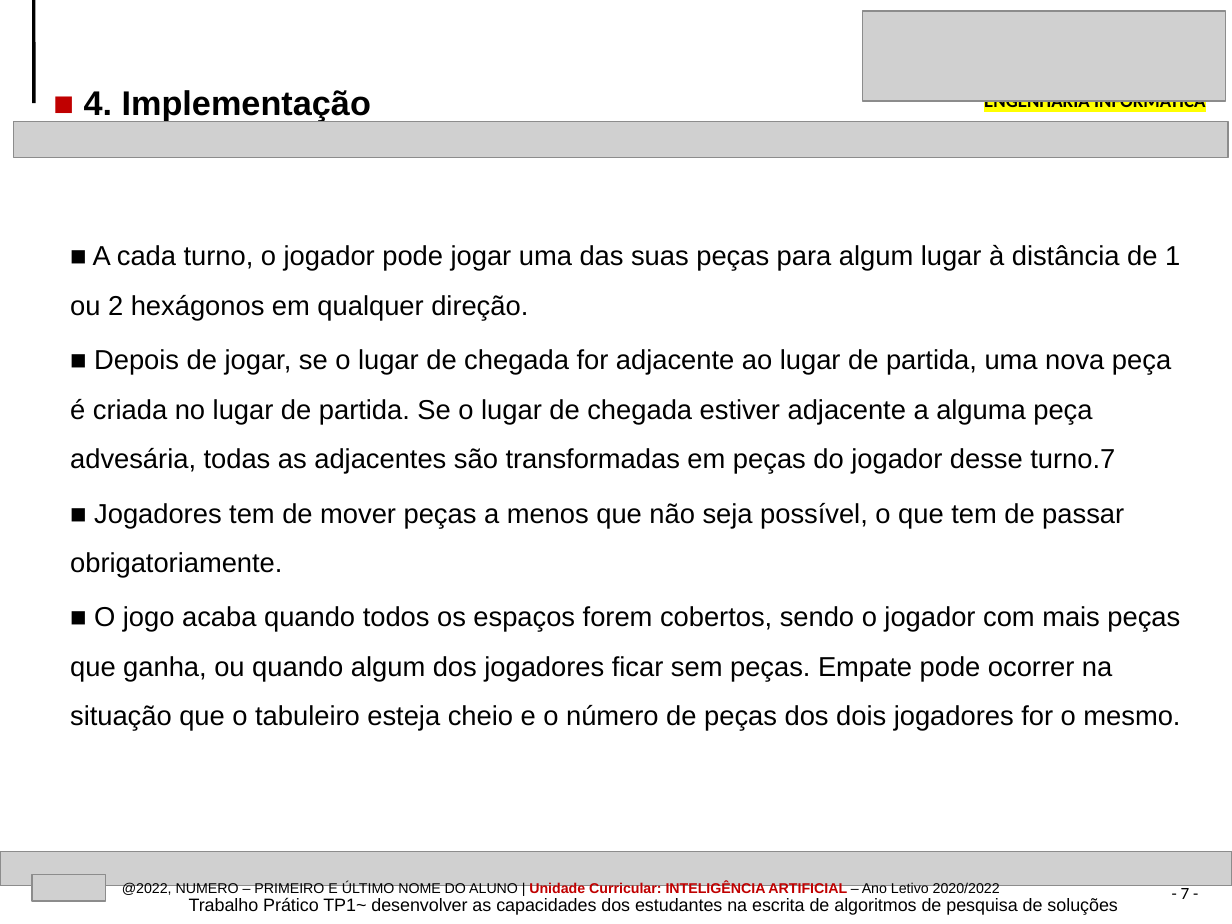
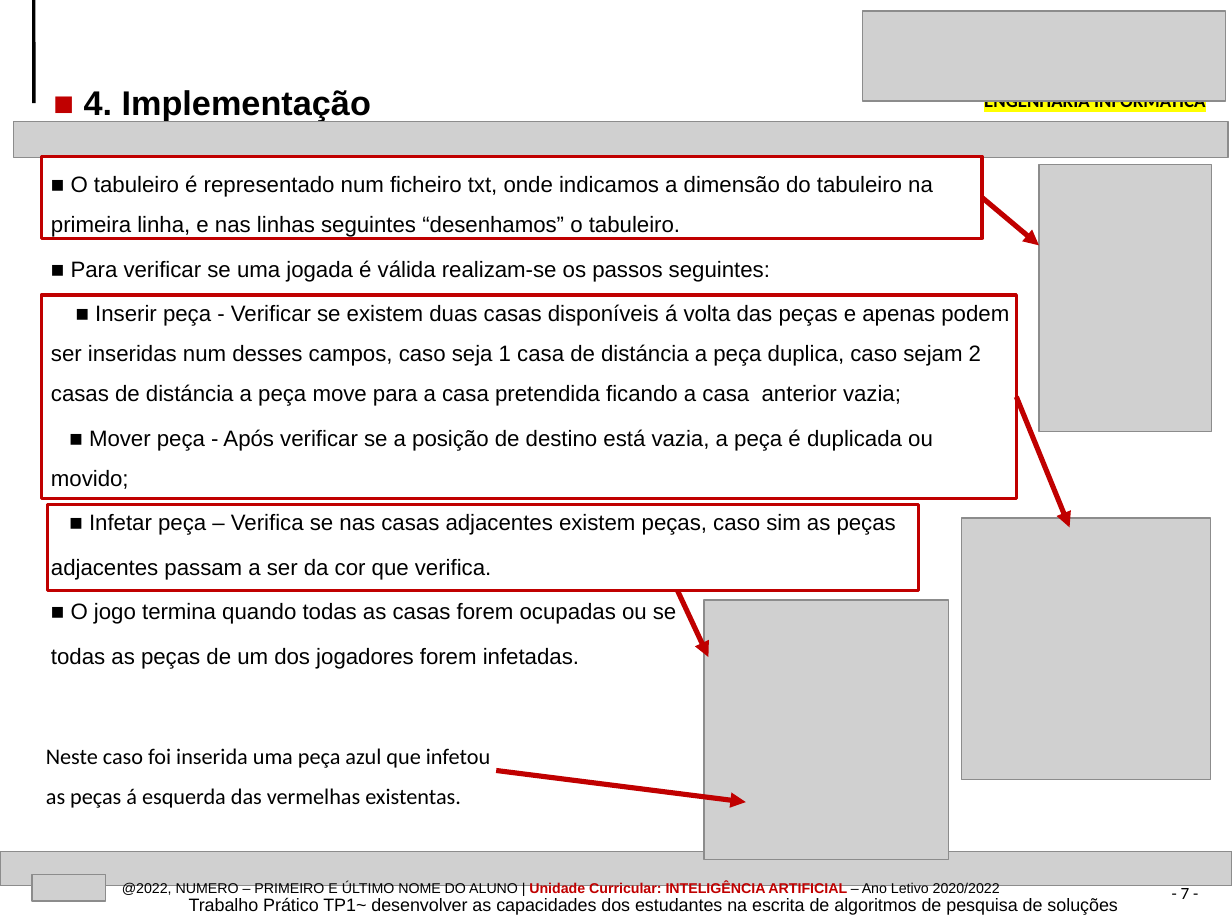
Before and after one commit to AlexandrePSantos/IA, a slide deck: slide 7 of EI-2021-2022-InteligenciaArtificial-TP1_NumeroAluno_1b.pptx. Drawn at 1232x924 pixels with LibreOffice and Linux fonts; fonts in the diff are those of the drawing; grey boxes stand for pictures. Boxes give left, top, right and bottom in pixels: in the first picture for what was removed or moved away, otherwise in the second. Text is boxed around its words. In the diff, an @@ line names an element or a change of style, - is before the commit and + after.

```diff
--- a/EI-2021-2022-InteligenciaArtificial-TP1_NumeroAluno_1b.pptx
+++ b/EI-2021-2022-InteligenciaArtificial-TP1_NumeroAluno_1b.pptx
@@ rectangle added at (x1=42, y1=156, x2=983, y2=239), outline #C00000 2 pt @@
@@ text at (x1=51, y1=175, x2=1009, y2=669): text changed; size 16 to 13 pt @@
-■ A cada turno, o jogador pode jogar uma das suas peças para algum lugar à distância de 1 ou 2 hexágonos em qualquer direção.
-■ Depois de jogar, se o lugar de chegada for adjacente ao lugar de partida, uma nova peça é criada no lugar de partida. Se o lugar de chegada estiver adjacente a alguma peça advesária, todas as adjacentes são transformadas em peças do jogador desse turno.7
-■ Jogadores tem de mover peças a menos que não seja possível, o que tem de passar obrigatoriamente.
-■ O jogo acaba quando todos os espaços forem cobertos, sendo o jogador com mais peças que ganha, ou quando algum dos jogadores ficar sem peças. Empate pode ocorrer na situação que o tabuleiro esteja cheio e o número de peças dos dois jogadores for o mesmo.
+■ O tabuleiro é representado num ficheiro txt, onde indicamos a dimensão do tabuleiro na primeira linha, e nas linhas seguintes “desenhamos” o tabuleiro.
+■ Para verificar se uma jogada é válida realizam-se os passos seguintes:
+■ Inserir peça - Verificar se existem duas casas disponíveis á volta das peças e apenas podem ser inseridas num desses campos, caso seja 1 casa de distáncia a peça duplica, caso sejam 2 casas de distáncia a peça move para a casa pretendida ficando a casa anterior vazia;
+■ Mover peça - Após verificar se a posição de destino está vazia, a peça é duplicada ou movido;
+■ Infetar peça – Verifica se nas casas adjacentes existem peças, caso sim as peças
+adjacentes passam a ser da cor que verifica.
+■ O jogo termina quando todas as casas forem ocupadas ou se
+todas as peças de um dos jogadores forem infetadas.
@@ picture added at (x1=1039, y1=164, x2=1211, y2=431) @@
@@ arrow added from (982, 197) to (1039, 245), #C00000 3 pt @@
@@ rectangle added at (x1=42, y1=296, x2=1016, y2=499), outline #C00000 2 pt @@
@@ arrow added from (1016, 397) to (1069, 527), #C00000 3 pt @@
@@ rectangle added at (x1=47, y1=504, x2=918, y2=590), outline #C00000 2 pt @@
@@ picture added at (x1=961, y1=517, x2=1211, y2=779) @@
@@ arrow added from (678, 591) to (708, 657), #C00000 3 pt @@
@@ picture added at (x1=703, y1=600, x2=949, y2=859) @@
@@ text added at (x1=46, y1=748, x2=490, y2=808), 13 pt, text #000000 @@
+Neste caso foi inserida uma peça azul que infetou as peças á esquerda das vermelhas existentas.
@@ arrow added from (496, 770) to (745, 802), #C00000 3 pt @@
```
Also in this commit, not shown: 3 other slides changed, 35 other files.
